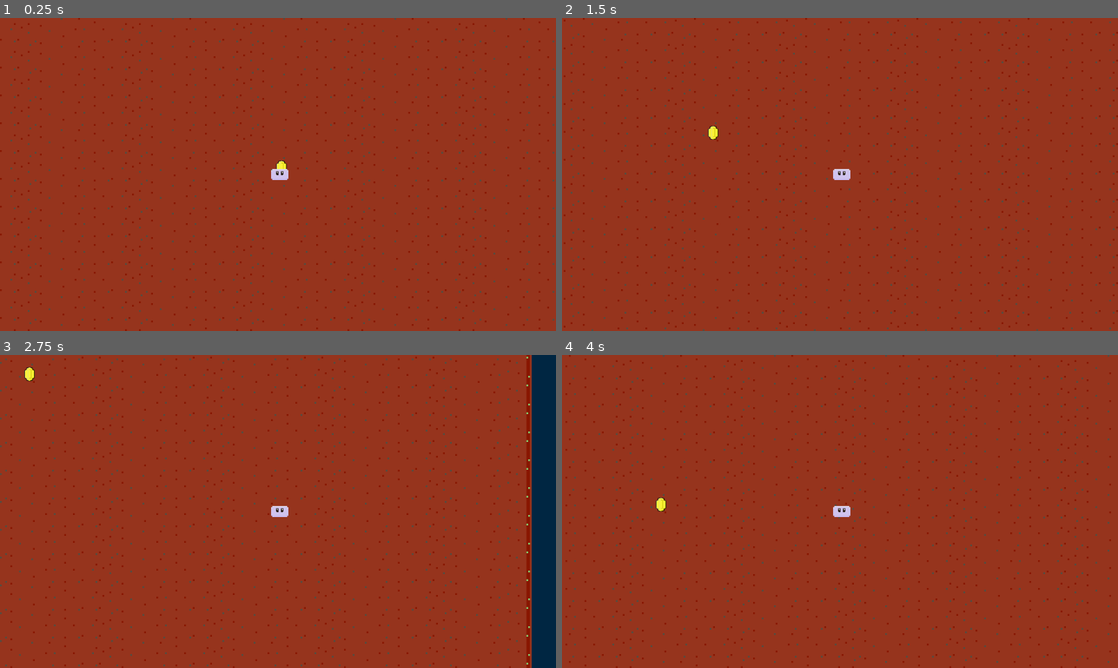
Above: before the commit, frames 1-4 (two rows, left to right).
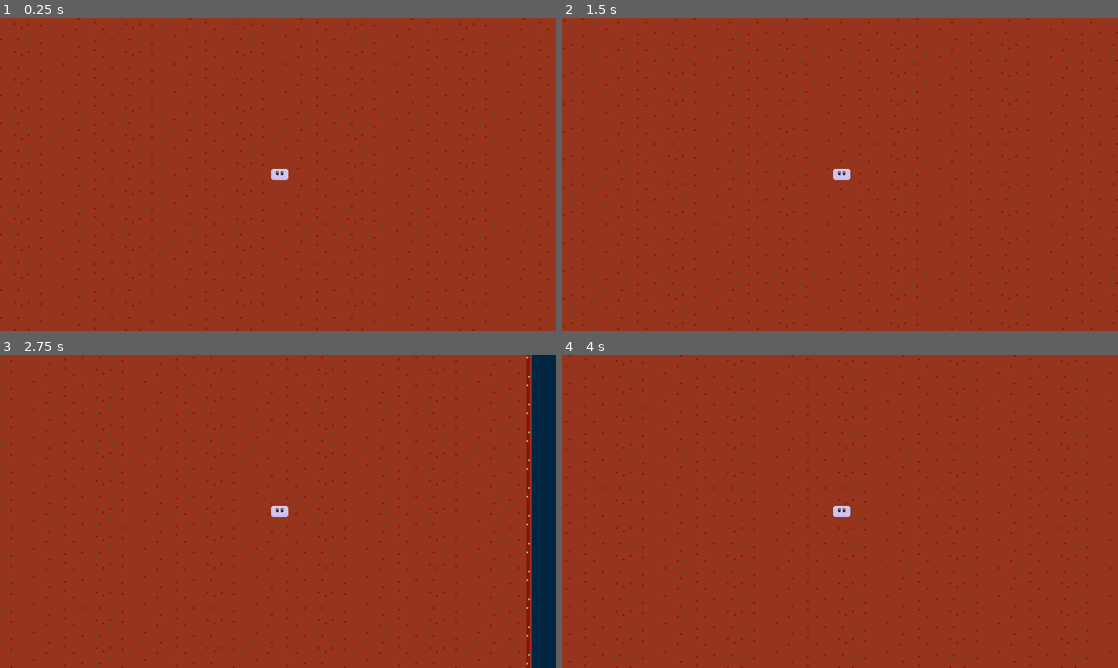
Above: after the commit, the same moments.

Repository: opott/resrpg
Game: Godot game, scene res://scenes/mainscene.tscn
Same seed, same stepped clock (60 frames per second), same inputs: the game is played once before the commit and once after it.
Inputs:
- Up to frame 1 (0.25 s): no input
- Up to frame 2 (1.5 s): tap Enter at 0.5 s; hold D (right) 0.53-1.28 s; tap Alt at 0.6 s; hold S (down) from 1.28 s (still down); tap Shift at 1.35 s
- Up to frame 3 (2.75 s): release S (down) at 2.03 s; hold D (right) from 2.03 s (still down); tap Alt at 2.1 s
- Up to frame 4 (4 s): release D (right) at 2.78 s; hold W (up) 2.78-3.53 s; tap Shift at 2.85 s; hold A (left) from 3.53 s (still down); tap Alt at 3.6 s

The runs differ from the first frame. In frame 1, less than 0.1% of the frame differs, in the area x 49-52%, y 45-49%; in frame 2, less than 0.1%; in frame 3, less than 0.1%, in the area x 4-7%, y 3-9%; in frame 4, less than 0.1%.

Commit message:
im so confused

Diff:
--- a/scenes/coin.tscn
+++ b/scenes/coin.tscn
@@ -17,3 +17,5 @@
 
 [node name="CollisionShape2D" type="CollisionShape2D" parent="." unique_id=743653684]
 shape = SubResource("RectangleShape2D_i64fm")
+
+[connection signal="body_entered" from="." to="." method="_on_body_entered"]
--- a/scenes/mainscene.gd
+++ b/scenes/mainscene.gd
@@ -30,4 +30,4 @@
 		coin.collected.connect(_coin_collected)
 
 func _coin_collected():
-	$Player.increase_score()
+	$Player.increase_score("coinssa")
--- a/scenes/player/main.tscn
+++ b/scenes/player/main.tscn
@@ -2,7 +2,6 @@
 
 [ext_resource type="Script" uid="uid://d2l8psj07iem4" path="res://scenes/player/main.gd" id="1_uqj2r"]
 [ext_resource type="Texture2D" uid="uid://bpavr62u36w5j" path="res://character1.png" id="2_s4h7g"]
-[ext_resource type="PackedScene" uid="uid://ccvkxdq7tvfrg" path="res://scenes/player/score.tscn" id="3_5l0vc"]
 
 [sub_resource type="RectangleShape2D" id="RectangleShape2D_5l0vc"]
 size = Vector2(10, 8)
@@ -24,5 +23,3 @@
 
 [node name="Camera2D" type="Camera2D" parent="." unique_id=1229002404]
 position_smoothing_speed = 6.0
-
-[node name="score" parent="." unique_id=798050308 instance=ExtResource("3_5l0vc")]
--- a/scenes/player/score.tscn
+++ b/scenes/player/score.tscn
@@ -1,11 +1,13 @@
 [gd_scene format=3 uid="uid://ccvkxdq7tvfrg"]
 
+[ext_resource type="Texture2D" uid="uid://b2ih74e1kr4wx" path="res://Coin.png" id="1_hfipn"]
 [ext_resource type="Script" uid="uid://ccpkqu2qdl2xm" path="res://scenes/player/score.gd" id="1_s7pqq"]
 
 [node name="score" type="Label" unique_id=798050308]
 offset_left = 39.0
 offset_right = 79.0
 offset_bottom = 23.0
+text = "0"
 script = ExtResource("1_s7pqq")
 
 [node name="TextureRect" type="TextureRect" parent="." unique_id=400329065]
@@ -14,4 +16,5 @@
 offset_top = 8.0
 offset_right = 0.40000534
 offset_bottom = 16.0
+texture = ExtResource("1_hfipn")
 expand_mode = 1
